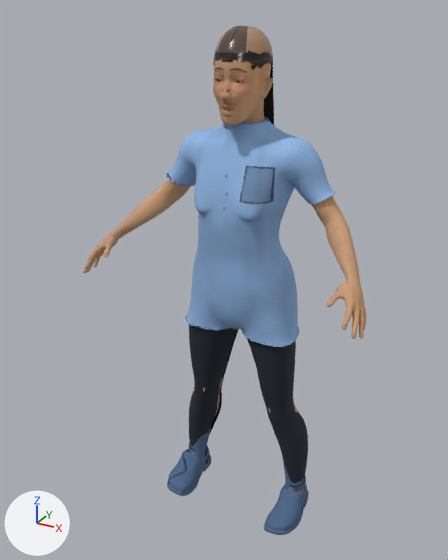
One commit to the glTF model studio/public/assets/characters/char.remaja-perempuan/char.remaja-perempuan.glb: the scene before it, then after it.
Camera for both pictures: a 50 mm camera at (0.771, -1.552, 1.547) aimed at (-0.039, -0.079, 0.81). The lights are fixed; the arrows at lower left show +X, +Y and +Z. The first picture is the older version.

The first picture shows 'char.remaja-perempuan-mesh'.
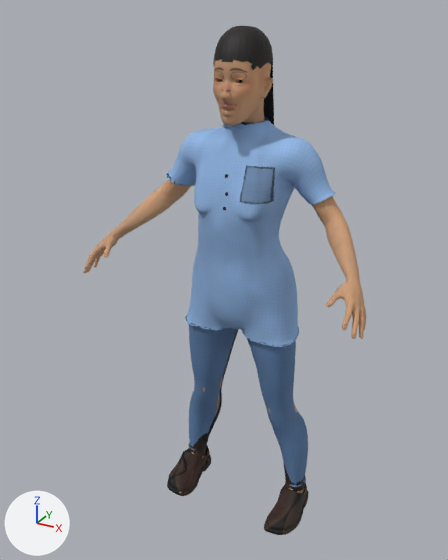
The change, as a diff of the scene's bpy script:
```diff
--- a/studio/public/assets/characters/char.remaja-perempuan/char.remaja-perempuan.glb.py
+++ b/studio/public/assets/characters/char.remaja-perempuan/char.remaja-perempuan.glb.py
@@ mat_cloth_pants @@
 n2 = _N.new('ShaderNodeTexImage'); n2.name = 'Image Texture'
-n2.image = img_tex9
+n2.image = img_tex12
 n3 = _N.new('ShaderNodeSeparateColor'); n3.name = 'Separate Color'
 n4 = _N.new('ShaderNodeTexImage'); n4.name = 'Image Texture.001'
-n4.image = img_tex10
+n4.image = img_tex13
 n5 = _N.new('ShaderNodeNormalMap'); n5.name = 'Normal Map'
@@ mat_cloth_pants @@
 n6 = _N.new('ShaderNodeTexImage'); n6.name = 'Image Texture.002'
-n6.image = img_tex11
+n6.image = img_tex14
 _L.new(n0.outputs[0], n1.inputs[0])  # 'BSDF' to 'Surface'
@@ mat_cloth_shoes01 @@
 n2 = _N.new('ShaderNodeTexImage'); n2.name = 'Image Texture'
-n2.image = img_tex15
+n2.image = img_tex18
 n3 = _N.new('ShaderNodeSeparateColor'); n3.name = 'Separate Color'
 n4 = _N.new('ShaderNodeTexImage'); n4.name = 'Image Texture.001'
-n4.image = img_tex16
+n4.image = img_tex19
 n5 = _N.new('ShaderNodeNormalMap'); n5.name = 'Normal Map'
@@ mat_cloth_shoes01 @@
 n6 = _N.new('ShaderNodeTexImage'); n6.name = 'Image Texture.002'
-n6.image = img_tex17
+n6.image = img_tex20
 _L.new(n0.outputs[0], n1.inputs[0])  # 'BSDF' to 'Surface'
@@ mat_hair @@
 n4 = _N.new('ShaderNodeTexImage'); n4.name = 'Image Texture'
-n4.image = img_tex30
+n4.image = img_tex33
 n5 = _N.new('ShaderNodeMath'); n5.name = 'Math.002'
@@ mat_hair @@
 n7 = _N.new('ShaderNodeTexImage'); n7.name = 'Image Texture.001'
-n7.image = img_tex31
+n7.image = img_tex34
 n8 = _N.new('ShaderNodeNormalMap'); n8.name = 'Normal Map'
@@ mat_hair @@
 n9 = _N.new('ShaderNodeTexImage'); n9.name = 'Image Texture.002'
-n9.image = img_tex32
+n9.image = img_tex35
 _L.new(n0.outputs[0], n1.inputs[0])  # 'BSDF' to 'Surface'
```

Pixel boxes (x1, y1, x2, y2) of what changed, in the pictures (448 x 560 px):
'char.remaja-perempuan-mesh', surface changed (black to blue)
    both: (167, 25, 309, 535)
